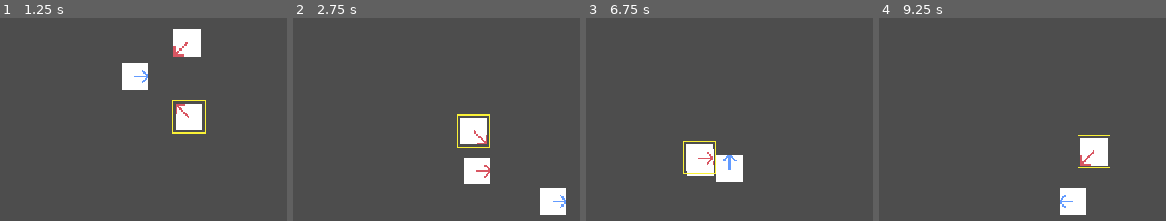
Above: before the commit, frames 1-4 (left to right).
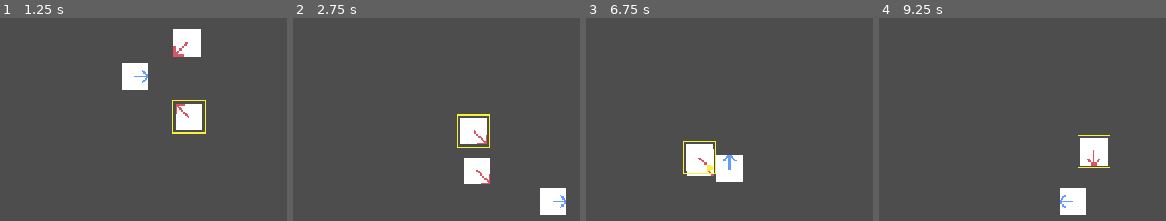
Above: after the commit, the same moments.

Repository: gianculottapascolachiappe-hue/DumbMorogh
Game: Godot game, scene res://main.tscn
Two runs of this game, one before a commit and one after it. Both use one fixed random seed, a clock stepped at 60 frames per second and the inputs below.
Inputs (mouse positions are in pixels of both pictures, inside the frame that each line leads up to):
- Up to frame 1 (1.25 s): tap Enter at 0.5 s; move the mouse to (198, 123) at 0.52 s; hold D (move_right) from 0.53 s (still down); hold Right mouse button (attack) from 0.53 s (still down); click (198, 123) at 0.67 s
- Up to frame 2 (2.75 s): move the mouse to (479, 44) at 1.27 s; release D (move_right) at 1.28 s; release Right mouse button (attack) at 1.28 s; hold S (move_down) 1.28-2.03 s; right-click (479, 44) at 1.35 s; click (479, 44) at 1.42 s; move the mouse to (outside the picture) at 2.02 s; hold D (move_right) from 2.03 s (still down); hold Right mouse button (attack) from 2.03 s (still down)
- Up to frame 3 (6.75 s): move the mouse to (775, 198) at 2.77 s; release D (move_right) at 2.78 s; release Right mouse button (attack) at 2.78 s; hold W (move_up) 2.78-3.53 s; right-click (775, 198) at 2.85 s; click (775, 198) at 2.92 s; move the mouse to (outside the picture) at 3.52 s; hold Right mouse button (attack) 3.53-4.28 s; hold A (move_left) 3.53-5.03 s; move the mouse to (outside the picture) at 4.27 s; right-click (outside the picture) at 4.35 s; move the mouse to (852, 109) at 5.02 s; hold S (move_down) 5.03-5.78 s; hold Right mouse button (attack) 5.03-5.78 s; click (852, 109) at 5.17 s; move the mouse to (outside the picture) at 5.77 s; hold D (move_right) 5.78-6.53 s; right-click (outside the picture) at 5.85 s; move the mouse to (outside the picture) at 6.52 s; hold W (move_up) from 6.53 s (still down); hold Right mouse button (attack) from 6.53 s (still down)
- Up to frame 4 (9.25 s): move the mouse to (947, 131) at 7.27 s; release W (move_up) at 7.28 s; release Right mouse button (attack) at 7.28 s; hold D (move_right) 7.28-8.03 s; right-click (947, 131) at 7.35 s; click (947, 131) at 7.42 s; move the mouse to (outside the picture) at 8.02 s; hold S (move_down) 8.03-8.78 s; hold Right mouse button (attack) 8.03-8.78 s; move the mouse to (1068, 198) at 8.77 s; hold A (move_left) from 8.78 s (still down); right-click (1068, 198) at 8.85 s

Frame 1 is identical in both runs. In frame 2, 0.2% of the frame differs, in the area x 64-69%, y 72-82%; in frame 3, 0.2%; in frame 4, 0.2%, in the area x 70-78%, y 66-73%.

Commit message:
Attack Animation (for enemy only)
FUK U

Diff:
--- a/scenes/enemies/enemy.tscn
+++ b/scenes/enemies/enemy.tscn
@@ -1,8 +1,9 @@
-[gd_scene load_steps=28 format=3 uid="uid://cre2nlhgaf64q"]
+[gd_scene load_steps=37 format=3 uid="uid://cre2nlhgaf64q"]
 
 [ext_resource type="Script" uid="uid://dbvagm3o15uxj" path="res://scripts/enemies/area_2d.gd" id="1_6xk8f"]
 [ext_resource type="Script" uid="uid://crjivuhxqdri8" path="res://scripts/enemies/enemy.gd" id="1_38ino"]
 [ext_resource type="Texture2D" uid="uid://baur5emvppwrw" path="res://assets/animations/Sprite-0002-Sheet.png" id="2_qch6t"]
+[ext_resource type="Texture2D" uid="uid://bo836uhrcxh5w" path="res://assets/animations/Sprite-0003-Sheet.png" id="2_y5th1"]
 [ext_resource type="Texture2D" uid="uid://c6dtd53pcms66" path="res://assets/sprites/Sprite-0002.png" id="4_fcftc"]
 [ext_resource type="Script" uid="uid://dw6tgjrwl78kc" path="res://scripts/state_machine/ai_state_machine.gd" id="5_nb6gf"]
 [ext_resource type="Script" uid="uid://cspbg8cvv0did" path="res://scripts/state_machine/enemy_idle_state.gd" id="6_jt03m"]
@@ -12,6 +13,38 @@
 [sub_resource type="RectangleShape2D" id="RectangleShape2D_ykcao"]
 size = Vector2(32, 32)
 
+[sub_resource type="AtlasTexture" id="AtlasTexture_xiois"]
+atlas = ExtResource("2_y5th1")
+region = Rect2(512, 0, 32, 32)
+
+[sub_resource type="AtlasTexture" id="AtlasTexture_e4ejd"]
+atlas = ExtResource("2_y5th1")
+region = Rect2(544, 0, 32, 32)
+
+[sub_resource type="AtlasTexture" id="AtlasTexture_7v5dn"]
+atlas = ExtResource("2_y5th1")
+region = Rect2(576, 0, 32, 32)
+
+[sub_resource type="AtlasTexture" id="AtlasTexture_8ma66"]
+atlas = ExtResource("2_y5th1")
+region = Rect2(608, 0, 32, 32)
+
+[sub_resource type="AtlasTexture" id="AtlasTexture_emj2s"]
+atlas = ExtResource("2_y5th1")
+region = Rect2(640, 0, 32, 32)
+
+[sub_resource type="AtlasTexture" id="AtlasTexture_rhg24"]
+atlas = ExtResource("2_y5th1")
+region = Rect2(672, 0, 32, 32)
+
+[sub_resource type="AtlasTexture" id="AtlasTexture_xteqa"]
+atlas = ExtResource("2_y5th1")
+region = Rect2(704, 0, 32, 32)
+
+[sub_resource type="AtlasTexture" id="AtlasTexture_mrpkq"]
+atlas = ExtResource("2_y5th1")
+region = Rect2(736, 0, 32, 32)
+
 [sub_resource type="AtlasTexture" id="AtlasTexture_y5th1"]
 atlas = ExtResource("2_qch6t")
 region = Rect2(0, 0, 32, 32)
@@ -78,6 +111,70 @@
 
 [sub_resource type="SpriteFrames" id="SpriteFrames_qch6t"]
 animations = [{
+"frames": [{
+"duration": 1.0,
+"texture": SubResource("AtlasTexture_xiois")
+}],
+"loop": false,
+"name": &"attack_down",
+"speed": 5.0
+}, {
+"frames": [{
+"duration": 1.0,
+"texture": SubResource("AtlasTexture_e4ejd")
+}],
+"loop": false,
+"name": &"attack_down_left",
+"speed": 5.0
+}, {
+"frames": [{
+"duration": 1.0,
+"texture": SubResource("AtlasTexture_7v5dn")
+}],
+"loop": false,
+"name": &"attack_down_right",
+"speed": 5.0
+}, {
+"frames": [{
+"duration": 1.0,
+"texture": SubResource("AtlasTexture_8ma66")
+}],
+"loop": false,
+"name": &"attack_left",
+"speed": 5.0
+}, {
+"frames": [{
+"duration": 1.0,
+"texture": SubResource("AtlasTexture_emj2s")
+}],
+"loop": false,
+"name": &"attack_right",
+"speed": 5.0
+}, {
+"frames": [{
+"duration": 1.0,
+"texture": SubResource("AtlasTexture_rhg24")
+}],
+"loop": false,
+"name": &"attack_up",
+"speed": 5.0
+}, {
+"frames": [{
+"duration": 1.0,
+"texture": SubResource("AtlasTexture_xteqa")
+}],
+"loop": false,
+"name": &"attack_up_left",
+"speed": 5.0
+}, {
+"frames": [{
+"duration": 1.0,
+"texture": SubResource("AtlasTexture_mrpkq")
+}],
+"loop": false,
+"name": &"attack_up_right",
+"speed": 5.0
+}, {
 "frames": [{
 "duration": 1.0,
 "texture": SubResource("AtlasTexture_y5th1")
@@ -219,7 +316,7 @@
 
 [node name="EnemyAnimation" type="AnimatedSprite2D" parent="."]
 sprite_frames = SubResource("SpriteFrames_qch6t")
-animation = &"walk_down"
+animation = &"attack_up_right"
 
 [node name="Area2D" type="Area2D" parent="."]
 script = ExtResource("1_6xk8f")
--- a/scripts/enemies/enemy.gd
+++ b/scripts/enemies/enemy.gd
@@ -6,6 +6,8 @@
 @onready var sprite: AnimatedSprite2D = $EnemyAnimation
 @onready var ai_state_machine: Node = $AIStateMachine
 var last_direction: Vector2 = Vector2.DOWN
+@export var attack_anim: String = "attack"
+var is_attacking: bool = false
 
 # STATS
 @export var max_health: int = 30
@@ -38,6 +40,13 @@
 	if target_indicator:
 		target_indicator.visible = false
 
+	sprite.animation_finished.connect(_on_animation_finished)
+
+
+func _on_animation_finished() -> void:
+	if sprite.animation.begins_with("attack"):
+		is_attacking = false
+
 
 # MOVEMENT
 func apply_movement(dir: Vector2) -> void:
@@ -63,6 +72,8 @@
 	else:
 		velocity = Vector2.ZERO
 
+	if velocity.length() > 1.0:
+		last_direction = velocity.normalized()
 	move_and_slide()
 
 # AGGRO
@@ -180,6 +191,10 @@
 
 	if dist > attack_range:
 		return
+
+	# 🔥 start attack
+	is_attacking = true
+	play_animation(attack_anim, last_direction)
 
 	if target.has_method("take_damage"):
 		target.take_damage(attack_damage)
--- a/scripts/state_machine/enemy_walk_state.gd
+++ b/scripts/state_machine/enemy_walk_state.gd
@@ -5,6 +5,8 @@
 
 
 func update(delta: float) -> void:
+	if enemy.is_attacking:
+		return
 	var target = enemy.target
 
 	if target == null or not is_instance_valid(target):
@@ -17,8 +19,8 @@
 		ai_state_machine.change_state(ai_state_machine.enemy_idle_state)
 		return
 
-	var dir: Vector2 = (target.global_position - enemy.global_position).normalized()
-
-	enemy.apply_movement(dir)
-
-	enemy.play_animation("walk", dir)
+	# 🔥 ONLY control animation here
+	if enemy.velocity.length() > 1.0:
+		enemy.play_animation("walk", enemy.velocity)
+	else:
+		enemy.play_animation("idle", enemy.last_direction)
Binary file added: assets/animations/Sprite-0003-Sheet.png
Not shown, added: assets/animations/Sprite-0003-Sheet.png.import
